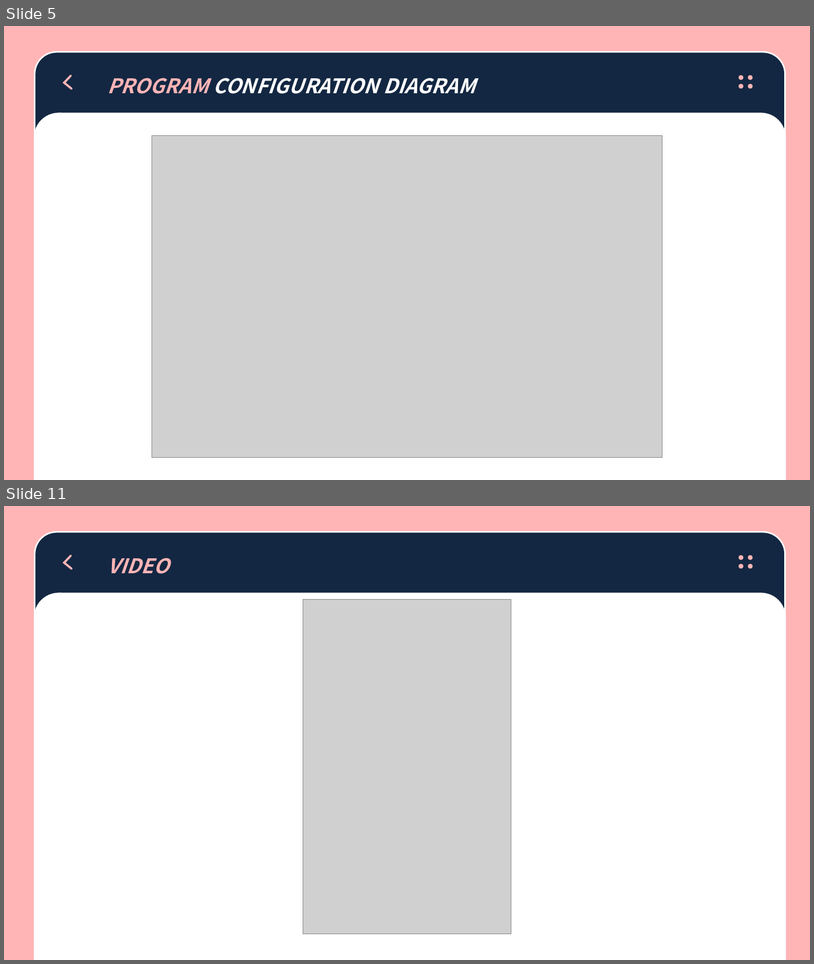
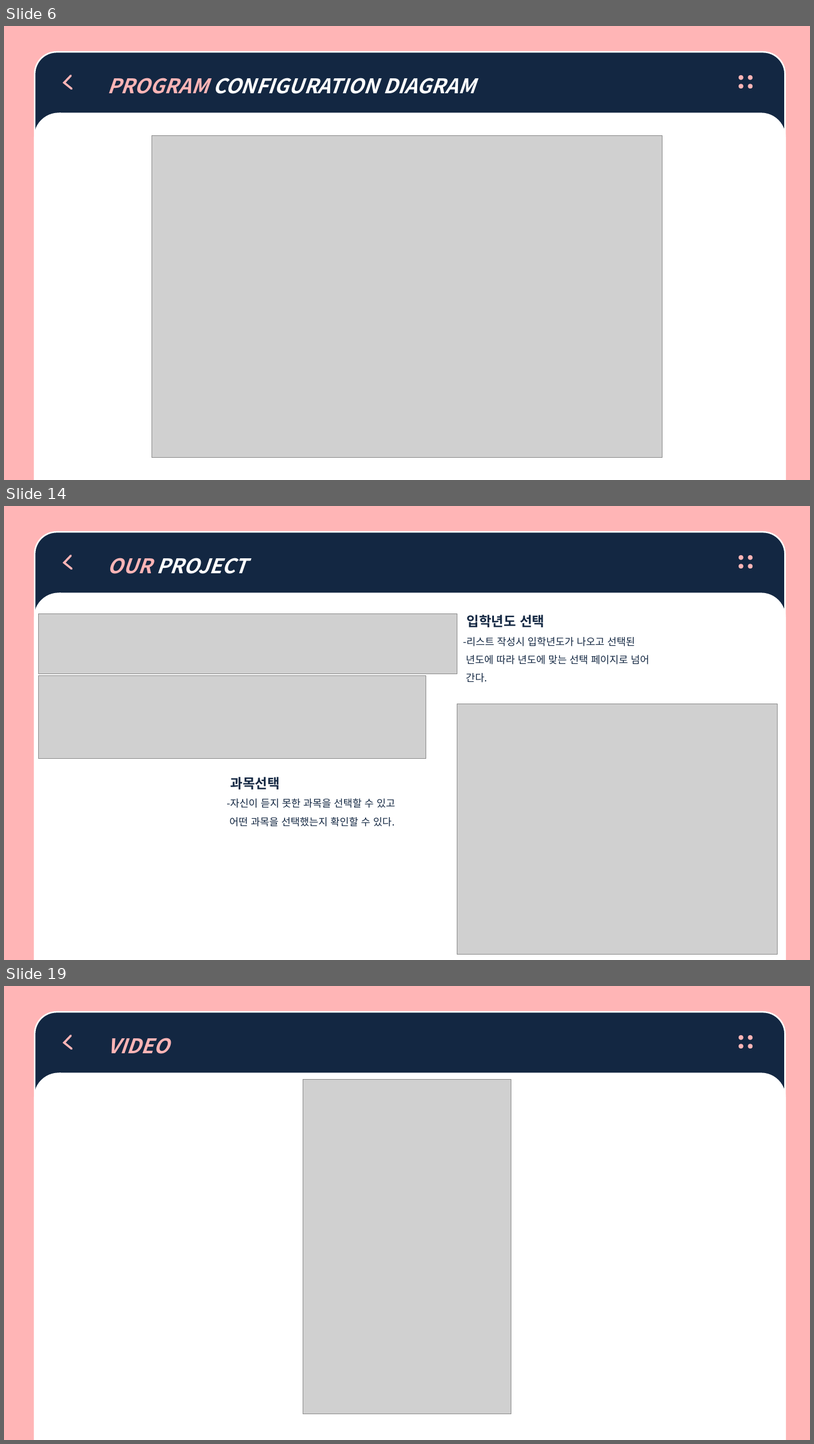
Before and after one commit to sunhyung2007/graduation_project, a slide deck: 뚜닥뚜닥_전프발표.pptx. Shown one above the other, each under a label of ours: slides 5 and 11 before the commit, slides 6, 14 and 19 after it; the slides between them are not shown. The pictures are 814x964 and 814x1444 pixels, drawn with LibreOffice and Linux fonts; fonts in the diff are those of the drawing; grey boxes stand for pictures. Boxes give left, top, right and bottom in pixels: in the first picture for what was removed or moved away, otherwise in the second. Text is boxed around its words. In the diff, an @@ line names an element or a change of style, - is before the commit and + after.

```diff
--- a/뚜닥뚜닥_전프발표.pptx
+++ b/뚜닥뚜닥_전프발표.pptx
@@ slide 14 added at [4, 506, 810, 960], background #FFB5B6 @@
@@ group added at [35, 532, 786, 960]: 4 ellipses, 2 round same rects, 1 freeform shape @@
+    OUR PROJECT
@@ picture added at [38, 613, 457, 673] @@
@@ text added at [463, 615, 650, 682], 12 pt, text #132742 @@
+입학년도 선택
+-리스트 작성시 입학년도가 나오고 선택된
+년도에 따라 년도에 맞는 선택 페이지로 넘어
+간다.
@@ picture added at [38, 675, 426, 758] @@
@@ picture added at [458, 704, 779, 954] @@
@@ text added at [227, 777, 395, 826], 12 pt, text #132742 @@
+과목선택
+-자신이 듣지 못한 과목을 선택할 수 있고
+어떤 과목을 선택했는지 확인할 수 있다.
@@ what was slide 5 is now slide 6 @@
@@ what was slide 11 is now slide 19 @@
```
Also in this commit, not shown: 6 slides changed, 8 other slides added.
